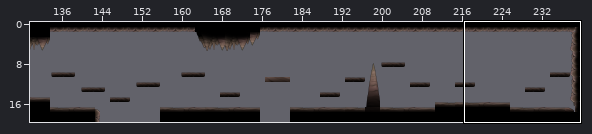
Tiled map: assets/Maps/mapPablo2.tmx. Above: a wide view before the commit, with the close-up outlined.
Close-up. As it was:
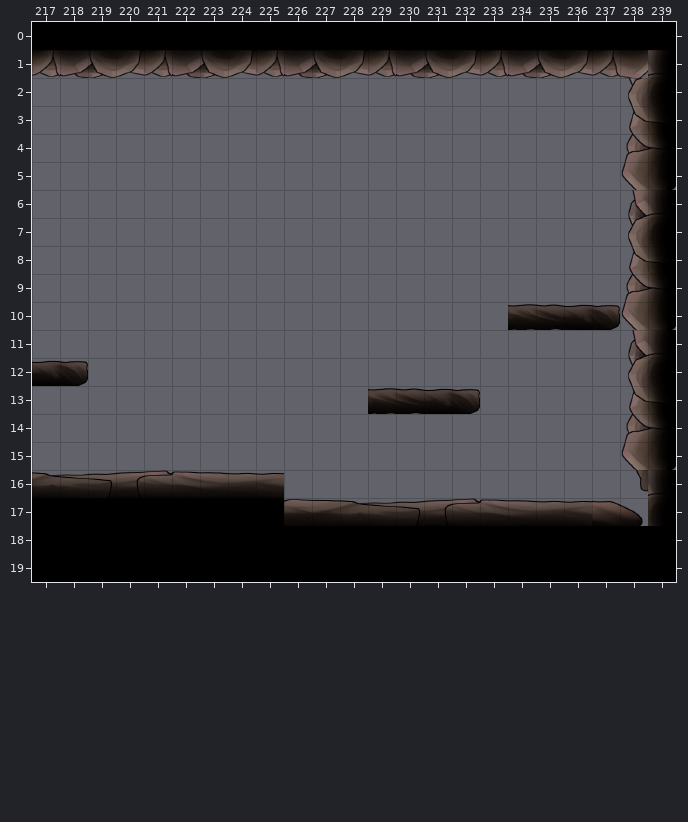
Cells are 64x64 px. Shown: x 217..239, y 0..19. The commit also changed other parts of the map, which this record leaves out.
After the commit:
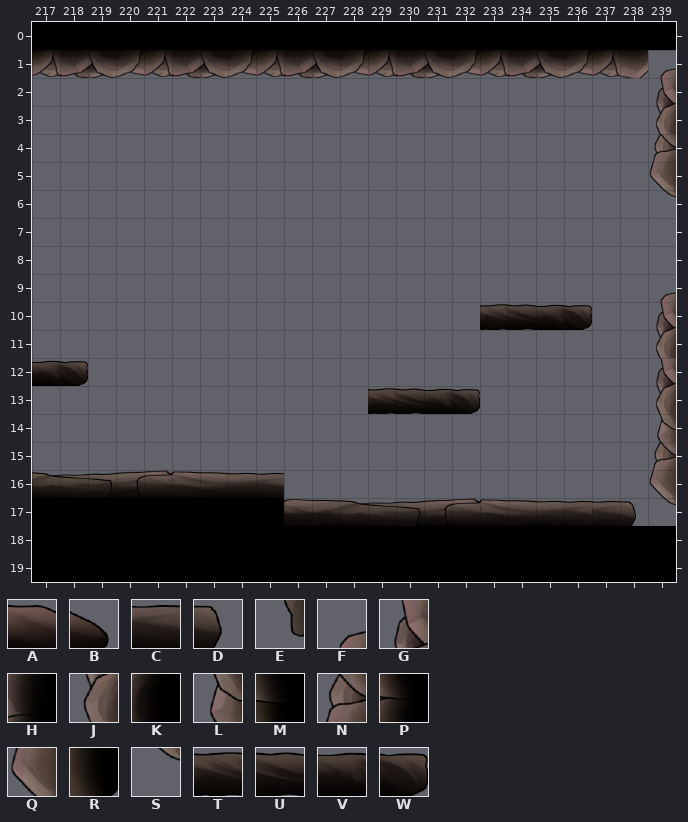
Key: from "Cave_Floor": A 115, B 116, C 268, D 269, E 321 turned 270, F 442, G 474, H 475, J 506, K 507, L 538, M 539, N 570, P 571, Q 602, R 603, S 634; from "Cave_Platforms": T 165, U 166, V 167, W 168.
_ is an empty cell, . an unchanged one.
From old to new:
--- layer "Struttura"
@@ x 233..239 @@
- 1 ......H
- 2 .....JK
- 3 .....LM
- 4 .....NP
- 5 .....QR
- 6 .....GH
- 7 .....JK
- 8 .....LM
- 9 .....NP
-10 _TUVWQR
-11 .....GH
-12 .....JK
-13 .....LM
-14 .....NP
-15 .....QR
-16 .....EH
-17 ....ABK
+ 1 ......F
+ 2 ....._G
+ 3 ....._J
+ 4 ....._N
+ 5 ....._Q
+ 6 ....._S
+ 7 .....__
+ 8 .....__
+ 9 ....._F
+10 TUVW__G
+11 ....._J
+12 ....._G
+13 ....._J
+14 ....._L
+15 ....._N
+16 ....._Q
+17 ....CDS
